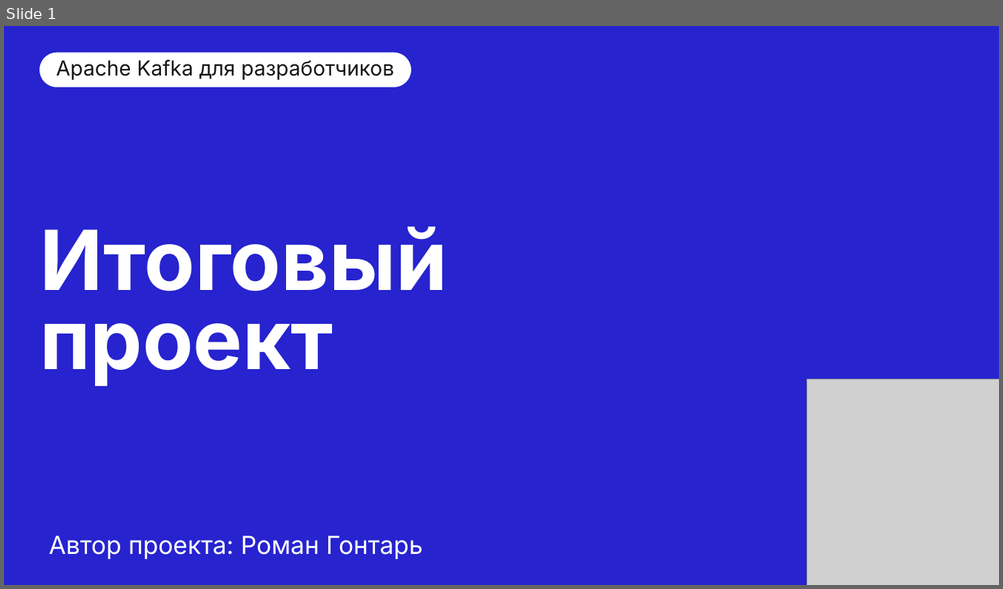
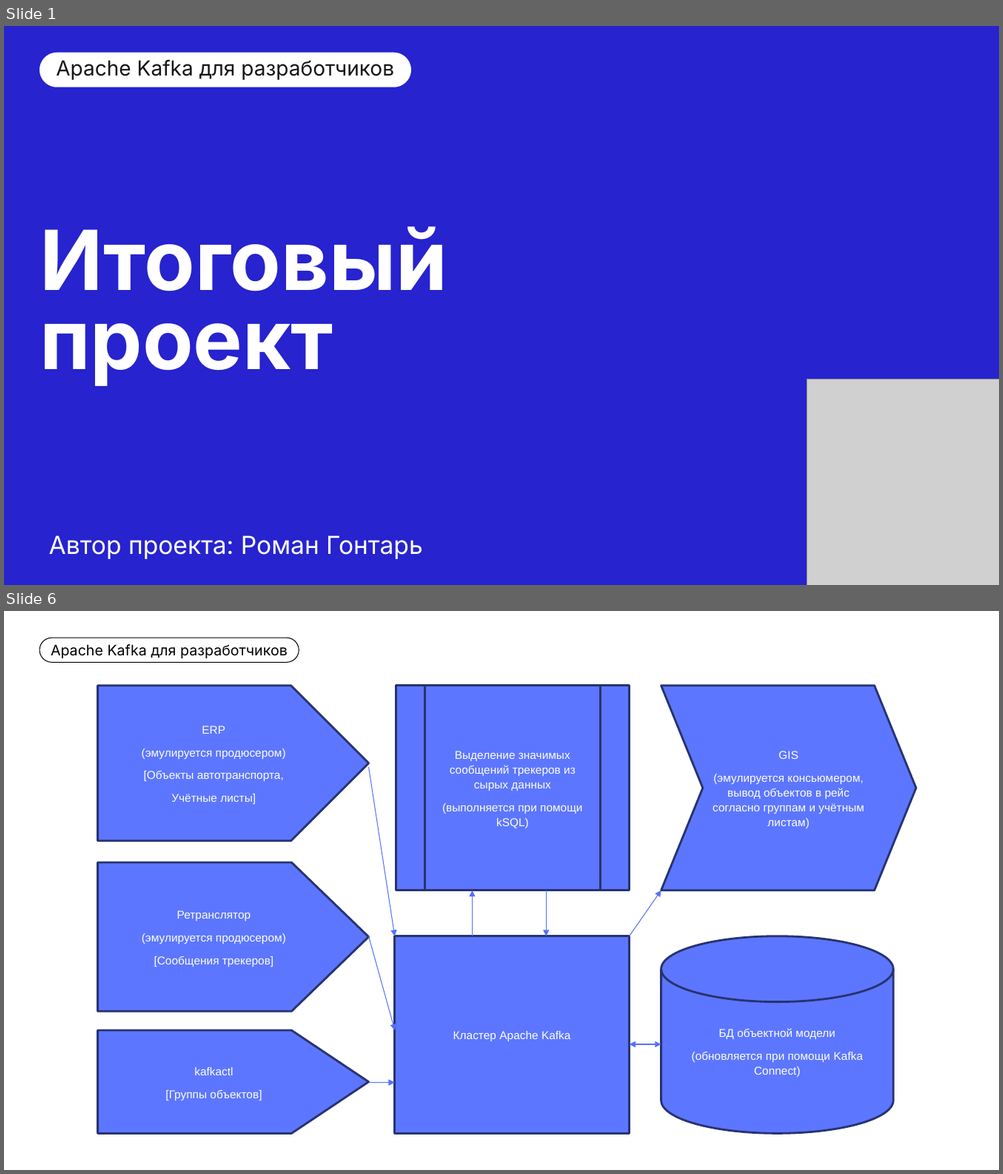
Before and after one commit to CoolGosha/kafka-for-devs-final-project, a slide deck: Защита проекта Кафка для разработчиков Гонтарь Роман.pptx. Shown one above the other, each under a label of ours: slide 1 before the commit, slides 1 and 6 after it; the slides between them are not shown. The pictures are 1003x589 and 1003x1174 pixels, drawn with LibreOffice and Linux fonts; fonts in the diff are those of the drawing; grey boxes stand for pictures; background and template pictures are left out. Boxes give left, top, right and bottom in pixels: in the first picture for what was removed or moved away, otherwise in the second. Text is boxed around its words. In the diff, an @@ line names an element or a change of style, - is before the commit and + after.

Commit message:
Update README.md и Защита проекта Кафка для разработчиков Гонтарь Роман.pptx

```diff
--- a/Защита проекта Кафка для разработчиков Гонтарь Роман.pptx
+++ b/Защита проекта Кафка для разработчиков Гонтарь Роман.pptx
@@ slide 6 added at (4, 611, 999, 1170), background #FFFFFF @@
@@ rounded rectangle added at (40, 638, 299, 663), fill #FFFFFF, outline #000000 0.75 pt, 14 pt, text #000000 @@
+Apache Kafka для разработчиков
@@ group added at (98, 686, 916, 1134): 6 arrows, 3 pentagon arrows, 1 rectangle, 1 cylinder, 1 chevron, 1 flow chart predefined process, 1 double arrow @@
+Кластер Apache Kafka
+БД объектной модели
+(обновляется при помощи Kafka Connect)
+ERP
+(эмулируется продюсером)
+[Объекты автотранспорта,
+Учётные листы]
+kafkactl
+[Группы объектов]
+GIS
+(эмулируется консьюмером, вывод объектов в рейс согласно группам и учётным листам)
+Ретранслятор
+(эмулируется продюсером)
+[Сообщения трекеров]
+Выделение значимых сообщений трекеров из сырых данных
+(выполняется при помощи kSQL)
```
Also in this commit, not shown: 2 slides changed, 13 other slides added, 6 slides removed, 1 other file.
